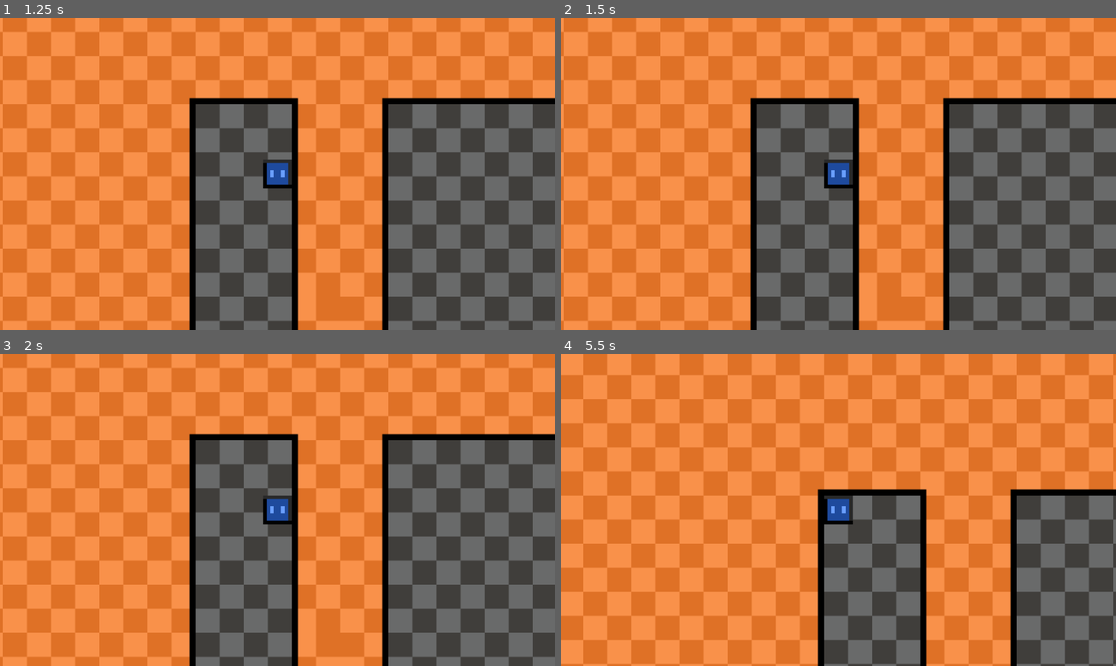
Above: before the commit, frames 1-4 (two rows, left to right).
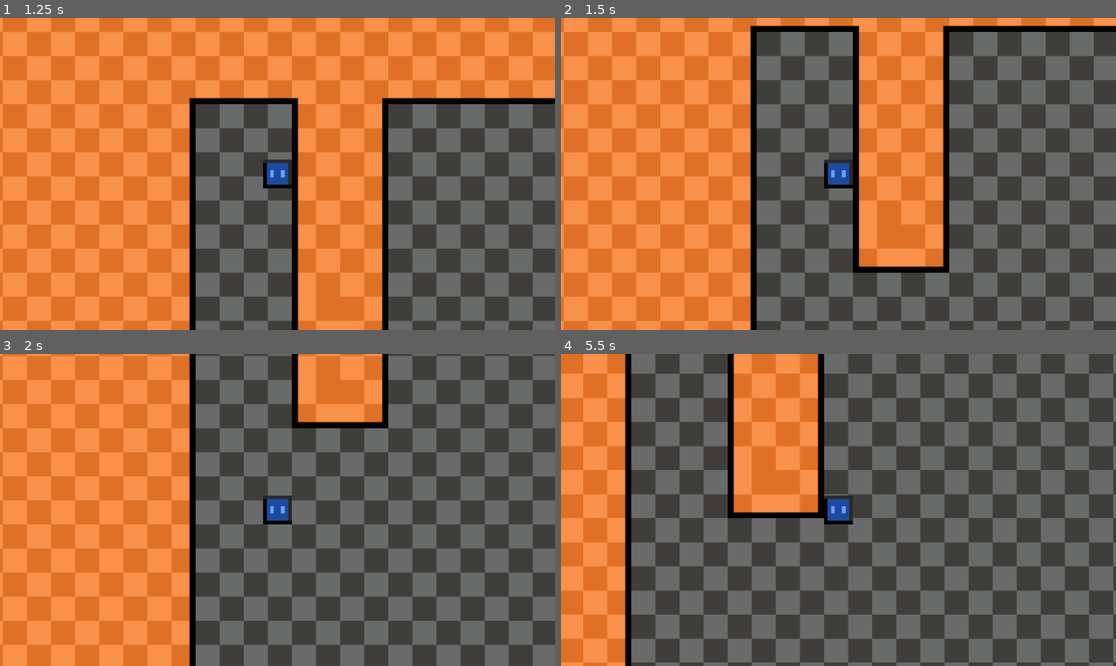
Above: after the commit, the same moments.

Repository: TheFarawayDev/Pixelgeist
Game: Godot game, scene res://Scenes/test-map.tscn
Same seed, same stepped clock (60 frames per second), same inputs: the game is played once before the commit and once after it.
Inputs:
- Up to frame 1 (1.25 s): tap Enter at 0.5 s; hold Right (right) from 0.53 s (still down)
- Up to frame 2 (1.5 s): tap Space at 1.25 s; release Right (right) at 1.28 s; hold S (down) from 1.28 s (still down)
- Up to frame 3 (2 s): keep holding S (down)
- Up to frame 4 (5.5 s): release S (down) at 2.03 s; hold Right (right) 2.03-2.78 s; hold Up (ui_up) 2.78-3.53 s; hold Left (left) 3.53-5.03 s; tap Enter at 4.25 s; tap Space at 5 s; hold S (down) from 5.03 s (still down)

Frame 1 is identical in both runs. In frame 2, 93% of the frame differs, in the area x 0-100%, y 0-100%; in frame 3, 61%; in frame 4, 96%.

Commit message:
Update character.gd

Diff:
--- a/pixelgeist/Scripts/character.gd
+++ b/pixelgeist/Scripts/character.gd
@@ -5,7 +5,7 @@
 @export var speed: float = 300.0
 
 func _physics_process(delta: float) -> void:
-	var input_direction: Vector2 = Input.get_vector("ui_left", "ui_right", "ui_up", "ui_down")
+	var input_direction: Vector2 = Input.get_vector("left", "right", "up", "down")
 
 	if input_direction != Vector2.ZERO:
 		velocity = input_direction.normalized() * speed
